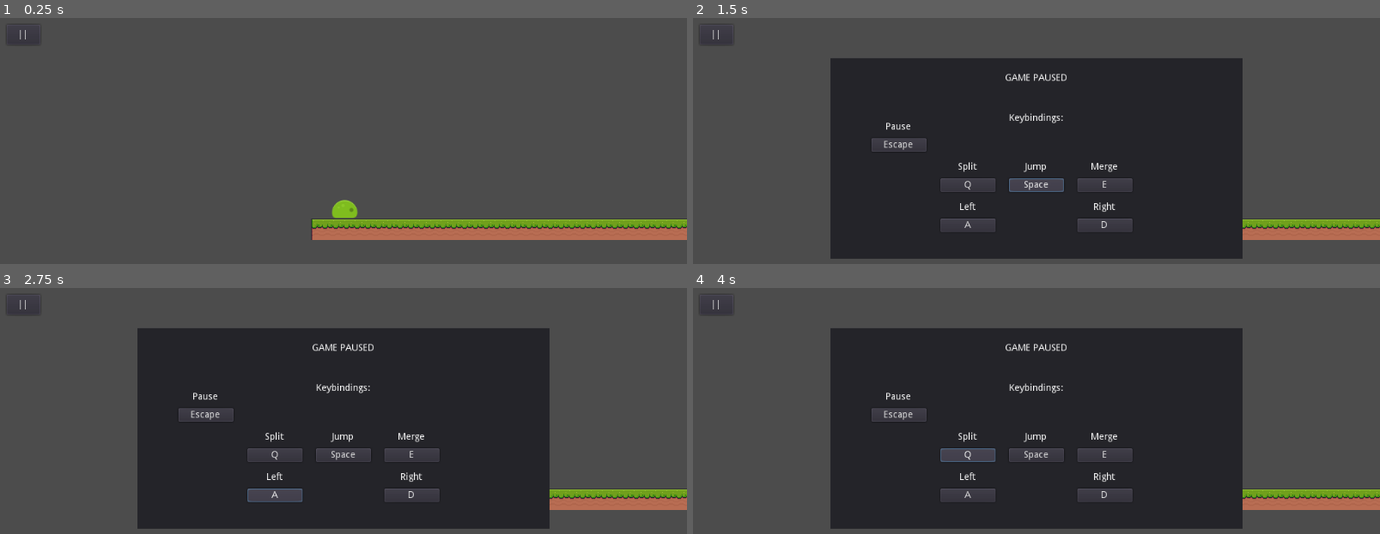
Above: before the commit, frames 1-4 (two rows, left to right).
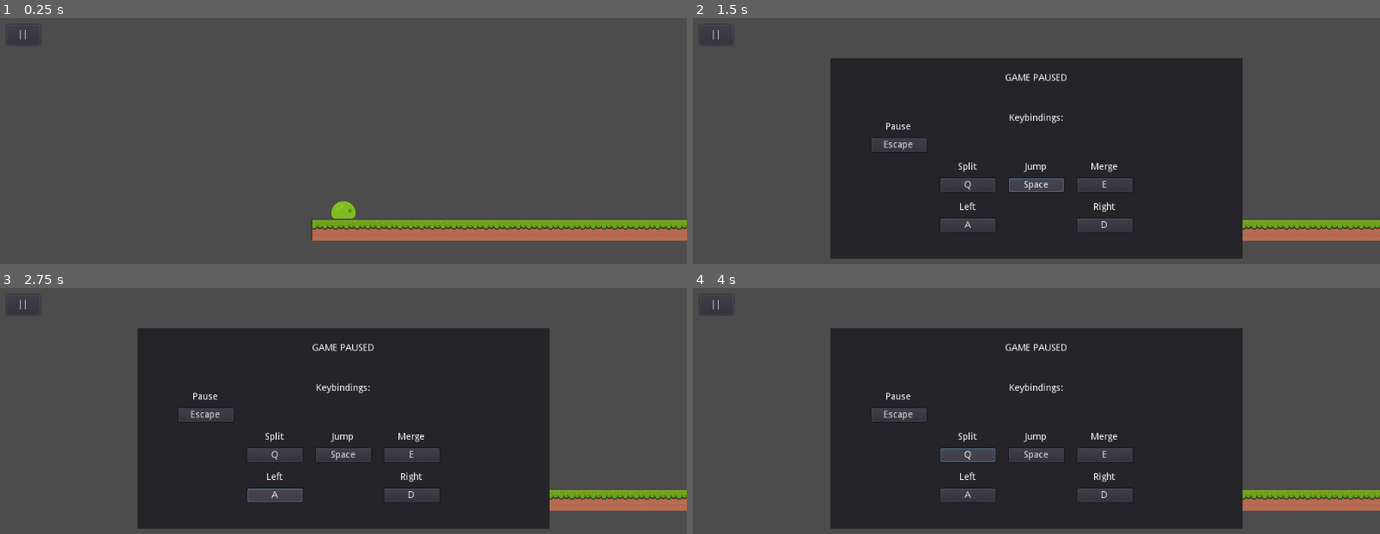
Above: after the commit, the same moments.

Repository: MGPAlpha/SlimeGame
Game: Godot game, scene res://main.tscn
The game is run twice, just before and just after one commit, with the same random seed, the same clock (stepped at 60 frames per second) and the same inputs.
Inputs:
- Up to frame 1 (0.25 s): no input
- Up to frame 2 (1.5 s): click "||" at 0.5 s; click "Space" at 1.25 s
- Up to frame 3 (2.75 s): click "A" at 2 s
- Up to frame 4 (4 s): click "D" at 2.75 s; click "Q" at 3.5 s

The runs differ from the first frame. In frame 1, 1.1% of the frame differs, in the area x 45-100%, y 73-91%; in frame 2, 0.4%; in frame 3, 0.4%; in frame 4, 0.4%.

Commit message:
animation fix

Diff:
--- a/Prefabs/Slime.tscn
+++ b/Prefabs/Slime.tscn
@@ -1,9 +1,14 @@
-[gd_scene load_steps=9 format=2]
+[gd_scene load_steps=14 format=2]
 
 [ext_resource path="res://Slime.gd" type="Script" id=1]
 [ext_resource path="res://Assets/Platformer Pack Redux/Vector/vector_enemies.svg" type="Texture" id=2]
-[ext_resource path="res://Assets/Audio/SFX/WalkCycle/FOOTSTEPS_Asphalt_Trainers_Walk_Slow_x8_loop_mono.wav" type="AudioStream" id=3]
-[ext_resource path="res://Assets/Audio/SFX/Splats/GORE_Stab_03_mono.wav" type="AudioStream" id=4]
+[ext_resource path="res://Assets/Platformer Pack Redux/PNG/Enemies/slimeGreen_move.png" type="Texture" id=3]
+[ext_resource path="res://Assets/Platformer Pack Redux/PNG/Enemies/slimeGreen.png" type="Texture" id=4]
+[ext_resource path="res://Assets/Modified Tiles and Sprites/slimePurpleIdle.png" type="Texture" id=5]
+[ext_resource path="res://Assets/Modified Tiles and Sprites/slimeGreenIdle.png" type="Texture" id=6]
+[ext_resource path="res://Assets/Platformer Pack Redux/PNG/Enemies/slimePurple.png" type="Texture" id=7]
+[ext_resource path="res://Assets/Audio/SFX/WalkCycle/FOOTSTEPS_Asphalt_Trainers_Walk_Slow_x8_loop_mono.wav" type="AudioStream" id=8]
+[ext_resource path="res://Assets/Audio/SFX/Splats/GORE_Stab_03_mono.wav" type="AudioStream" id=9]
 
 [sub_resource type="AtlasTexture" id=7]
 flags = 4
@@ -16,29 +21,51 @@
 "loop": true,
 "name": "default",
 "speed": 5.0
+}, {
+"frames": [ ExtResource( 5 ), ExtResource( 5 ), ExtResource( 7 ), ExtResource( 7 ), ExtResource( 7 ), ExtResource( 5 ), ExtResource( 5 ), ExtResource( 5 ), ExtResource( 7 ), ExtResource( 7 ), ExtResource( 5 ), ExtResource( 5 ), ExtResource( 5 ) ],
+"loop": true,
+"name": "inactive_idle",
+"speed": 5.0
+}, {
+"frames": [ ExtResource( 4 ), ExtResource( 4 ), ExtResource( 6 ), ExtResource( 6 ), ExtResource( 4 ), ExtResource( 4 ), ExtResource( 4 ), ExtResource( 6 ), ExtResource( 4 ), ExtResource( 4 ), ExtResource( 4 ) ],
+"loop": true,
+"name": "active_idle",
+"speed": 5.0
+}, {
+"frames": [ ExtResource( 4 ), ExtResource( 3 ), ExtResource( 3 ), ExtResource( 3 ), ExtResource( 4 ) ],
+"loop": true,
+"name": "active_run",
+"speed": 8.0
 } ]
 
-[sub_resource type="CircleShape2D" id=9]
-radius = 7.0
+[sub_resource type="CapsuleShape2D" id=11]
+radius = 6.64931
+height = 3.20456
 
 [sub_resource type="CircleShape2D" id=10]
 radius = 21.1464
 
 [node name="Slime" type="KinematicBody2D"]
+light_mask = 2
 scale = Vector2( 2.06021, 2.06021 )
 collision_layer = 2
 script = ExtResource( 1 )
 
 [node name="AnimatedSprite" type="AnimatedSprite" parent="."]
+light_mask = 2
 position = Vector2( 0, -12.8088 )
-scale = Vector2( 0.382353, 0.382353 )
+scale = Vector2( 0.2, 0.2 )
 frames = SubResource( 8 )
+animation = "active_idle"
+frame = 5
 playing = true
 flip_h = true
 
 [node name="CollisionShape2D" type="CollisionShape2D" parent="."]
-position = Vector2( 0, -6.80882 )
-shape = SubResource( 9 )
+light_mask = 2
+position = Vector2( 0, -6 )
+rotation = -1.5708
+shape = SubResource( 11 )
 
 [node name="MergeArea" type="Area2D" parent="."]
 collision_layer = 0
--- a/Slime.gd
+++ b/Slime.gd
@@ -50,14 +50,14 @@
 		if Input.is_action_pressed("right"):
 			motion.x += ACCELERATION
 			$AnimatedSprite.flip_h = true
-			#animatedSprite.animation = "run"
+			$AnimatedSprite.animation = "active_run"
 		elif Input.is_action_pressed("left"):
 			motion.x -= ACCELERATION
 			$AnimatedSprite.flip_h = false
-			#animatedSprite.animation = "run"
+			$AnimatedSprite.animation = "active_run"
 		else:
 			motion.x = lerp(motion.x, 0, .2)
-			#animatedSprite.animation = "idle"
+			animatedSprite.animation = "active_idle"
 		AudioServer.set_bus_volume_db(AudioServer.get_bus_index("Walk"), log(abs(motion.x*motion.x)))
 		if !$AudioWalk.playing:
 			$AudioWalk.play()
@@ -68,7 +68,7 @@
 				$AudioJump.play()
 	else:
 		motion.x = lerp(motion.x, 0, .2)
-		#animatedSprite.animation = "idle"
+		$AnimatedSprite.animation = "inactive_idle"
 
 	#if motion.y < 0:
 		#animatedSprite.animation = "jump"
Not shown: 1 places in Prefabs/Slime.tscn that only renumber resources
